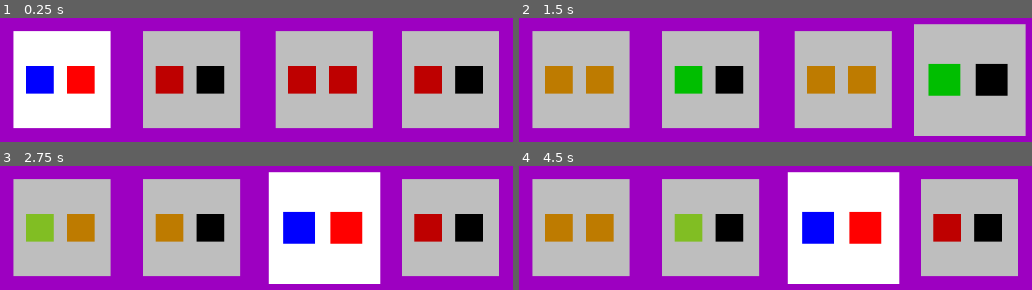
Above: before the commit, frames 1-4 (two rows, left to right).
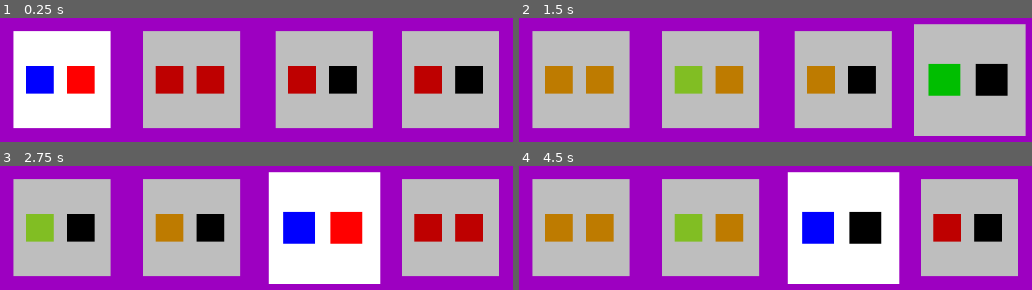
Above: after the commit, the same moments.

Repository: firesmoker/rhythmcards
Game: Godot game, scene res://game.tscn
Same seed, same stepped clock (60 frames per second), same inputs: the game is played once before the commit and once after it.
Inputs:
- Up to frame 1 (0.25 s): no input
- Up to frame 2 (1.5 s): hold Space (play) 0.53-1.28 s; tap Space (play) at 1.35 s
- Up to frame 3 (2.75 s): hold Space (play) from 2.03 s (still down)
- Up to frame 4 (4.5 s): release Space (play) at 2.78 s; tap Space (play) at 2.85, 4.35 s; hold Space (play) 3.53-4.28 s

The runs differ from the first frame. In frame 1, 2.5% of the frame differs, in the area x 38-70%, y 38-62%; in frame 2, 3.8%, in the area x 30-70%, y 38-62%; in frame 3, 2.5%; in frame 4, 2.9%.

Commit message:
basic round gets stage with notes and card gets its respective notes

Diff:
--- a/game.tscn
+++ b/game.tscn
@@ -30,22 +30,26 @@
 theme = SubResource("Theme_feb5d")
 
 [node name="NoteCard1" parent="CanvasLayer" instance=ExtResource("2_e2o6t")]
+next_notes = Array[float]([0.25])
 
 [node name="NoteCard2" parent="CanvasLayer" instance=ExtResource("2_e2o6t")]
 offset_left = 427.0
 offset_right = 567.0
 notes = Array[float]([0.25])
+next_notes = Array[float]([0.125, 0.125])
 beat_num = 2
 
 [node name="NoteCard3" parent="CanvasLayer" instance=ExtResource("2_e2o6t")]
 offset_left = 618.0
 offset_right = 758.0
+next_notes = Array[float]([0.125])
 beat_num = 3
 
 [node name="NoteCard4" parent="CanvasLayer" instance=ExtResource("2_e2o6t")]
 offset_left = 800.0
 offset_right = 940.0
 notes = Array[float]([0.25])
+next_notes = Array[float]([0.125, 0.125])
 beat_num = 4
 
 [node name="MusicPlayer" type="AudioStreamPlayer" parent="."]
--- a/scripts/game.gd
+++ b/scripts/game.gd
@@ -7,9 +7,8 @@
 
 var pre_beat_duration_counter: float = 0
 #var pre_beat_num: int = 1
-
 var last_note_card_finished: int = 0
-
+@export var stage_note_arrays: Array[Array]
 var beat_num: int = 1
 var time_signature: int = 4
 var number_of_bars: int = 1
@@ -29,17 +28,32 @@
 signal activate_signal
 signal round_changed
 
+
 func _unhandled_input(event: InputEvent) -> void:
 	if event.is_action_pressed("play"):
 		emit_signal("play_signal",elapsed_round_time)
 
+func construct_dummy_level() -> void:
+	var number_of_stages: int = 10
+	var odd_array: Array = [0.25,0.25,0.125,0.125,0.125,0.125,]
+	var even_array: Array = [0.125,0.125,0.125,0.125,0.25,0.25]
+	for i in range(number_of_stages):
+		if i % 2 == 1:
+			print("odd")
+			stage_note_arrays.append(odd_array.duplicate())
+		else:
+			print("even")
+			stage_note_arrays.append(even_array.duplicate())
+	#print(stage_note_arrays)
+
 func _ready() -> void:
+	construct_dummy_level()
 	one_beat_duration = tempo / 135
 	#print(one_beat_duration)
 	number_of_beats_in_round = time_signature * number_of_bars
 	round_duration = number_of_beats_in_round * one_beat_duration
 	round_num = -1
-	emit_signal("round_changed")
+	emit_signal("round_changed",0)
 	emit_signal("beat_signal",beat_num)
 
 func _process(delta: float) -> void:
@@ -68,7 +82,7 @@
 		if beat_num > number_of_beats_in_round:
 			beat_num = 1
 			elapsed_round_time = 0
-			emit_signal("round_changed")
+			emit_signal("round_changed",round_num)
 			last_note_card_finished = -1
 		emit_signal("beat_signal",beat_num)
 		#print("beat_signal")
@@ -93,5 +107,5 @@
 		#push_error("no card with num " + str(card_num))
 
 
-func _on_round_changed() -> void:
+func _on_round_changed(round: int) -> void:
 	round_num += 1
--- a/scripts/note_card.gd
+++ b/scripts/note_card.gd
@@ -4,6 +4,7 @@
 @onready var deactivate_timer: Timer = $DeactivateTimer
 
 @export var notes: Array[float]
+@export var next_notes: Array[float]
 var notes_dictionary: Dictionary
 enum note_status_types {ACTIVE,MISSED,PLAYED,PLAYED_BAD,INACTIVE}
 #var note_timings: Array[float]
@@ -16,8 +17,30 @@
 @export var beat_num: int = 1
 var game: Game
 
+func round_changed_effects(stage_index: int) -> void:
+	construct_notes_dictionary(extract_beat_notes_from_full_round(game.stage_note_arrays[stage_index]))
+	disable_deactivation_timer()
+
 func disable_deactivation_timer() -> void:
 	deactivate_timer.stop()
+
+func extract_beat_notes_from_full_round(notes_array: Array) -> Array:
+	var new_notes_array: Array
+	var previous_beats_duration: float = game.one_beat_value * (beat_num -1)
+	var previous_beats_duration_counter: float = 0
+	var current_beat_duration_counter: float = 0
+	for note: float in notes_array:
+		print(note)
+		if previous_beats_duration_counter < previous_beats_duration:
+			previous_beats_duration_counter += note
+		elif current_beat_duration_counter < game.one_beat_value:
+			new_notes_array.append(note)
+			current_beat_duration_counter += note
+		else:
+			break
+	print("new note array is: " + str(new_notes_array))
+	return new_notes_array
+
 
 func construct_notes_dictionary(note_durations_array: Array) -> void:
 	notes_dictionary.clear()
@@ -30,10 +53,19 @@
 			notes_dictionary[index]["game_object"] = note_1
 		elif index == 1:
 			notes_dictionary[index]["game_object"] = note_2
+		else:
+			notes_dictionary[index]["game_object"] = note_2
 		index += 1
+
+	print("note_dictionary is: " + str(notes_dictionary))
 	calculate_note_timings()
+	clear_note_visuals()
 	update_note_visuals()
 	#print("note_card: " + name + str(notes_dictionary))
+
+func clear_note_visuals() -> void:
+	note_1.modulate =  Color.BLACK
+	note_2.modulate =  Color.BLACK
 
 func update_note_visuals() -> void:
 	for i in notes_dictionary.size():
@@ -67,6 +99,7 @@
 		#print("for card " + str(name) + " note " + str(i) + " timing is " + str(notes_dictionary[i]["timing"]))
 
 func _ready() -> void:
+	#next_notes = notes.duplicate()
 	active = false
 	pivot_offset.x = 0 + size.x / 2
 	pivot_offset.y = 0 + size.y / 2
@@ -75,12 +108,14 @@
 		game.beat_signal.connect(beat_signal_effects)
 		game.play_signal.connect(play)
 		#game.round_changed.connect(set_note_timings.bind(notes))
-		game.round_changed.connect(construct_notes_dictionary.bind(notes))
-		game.round_changed.connect(disable_deactivation_timer)
+		game.round_changed.connect(round_changed_effects)
+		#game.round_changed.connect(construct_notes_dictionary.bind(notes))
+		#game.round_changed.connect(disable_deactivation_timer)
 		#game.beat_signal.connect(allow_note_activation)
 		game.activate_signal.connect(toggle_by_beat)
 		game.activate_signal.connect(activate_signal_effects)
-	construct_notes_dictionary(notes)
+	#construct_notes_dictionary(notes)
+	#construct_notes_dictionary(extract_beat_notes_from_full_round(game.stage_note_arrays[0]))
 
 func start_deactivation_timer(round_beat: int,time: float) -> void:
 	if beat_num == round_beat:
